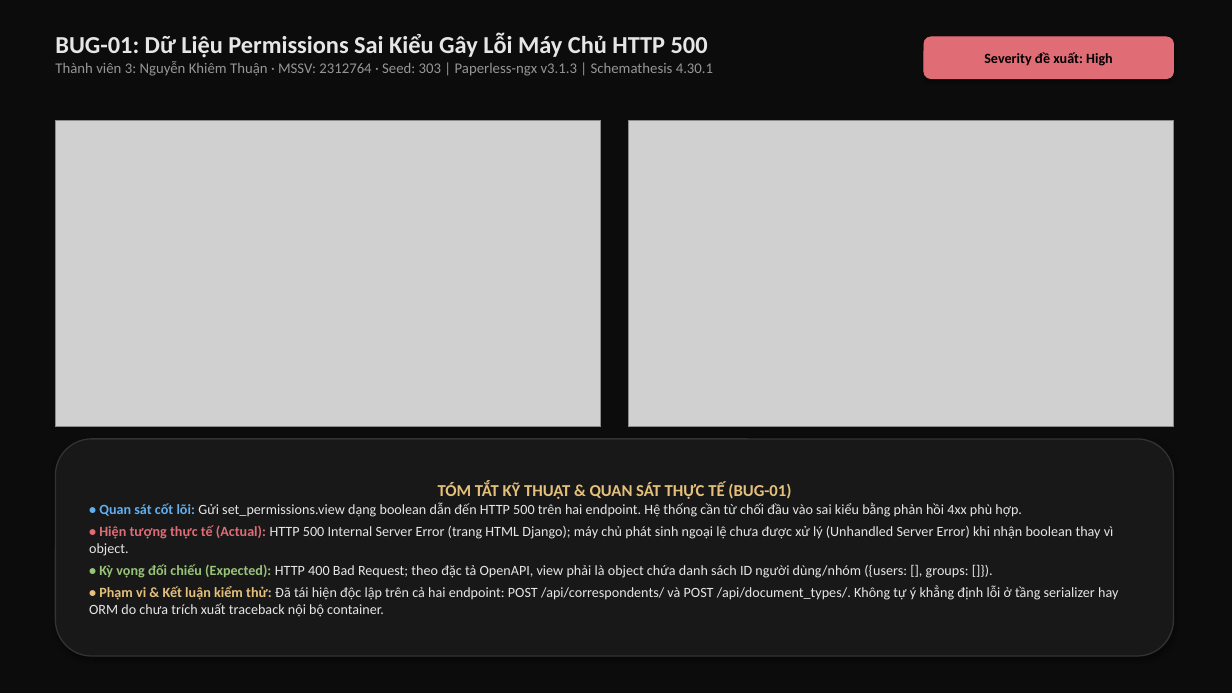
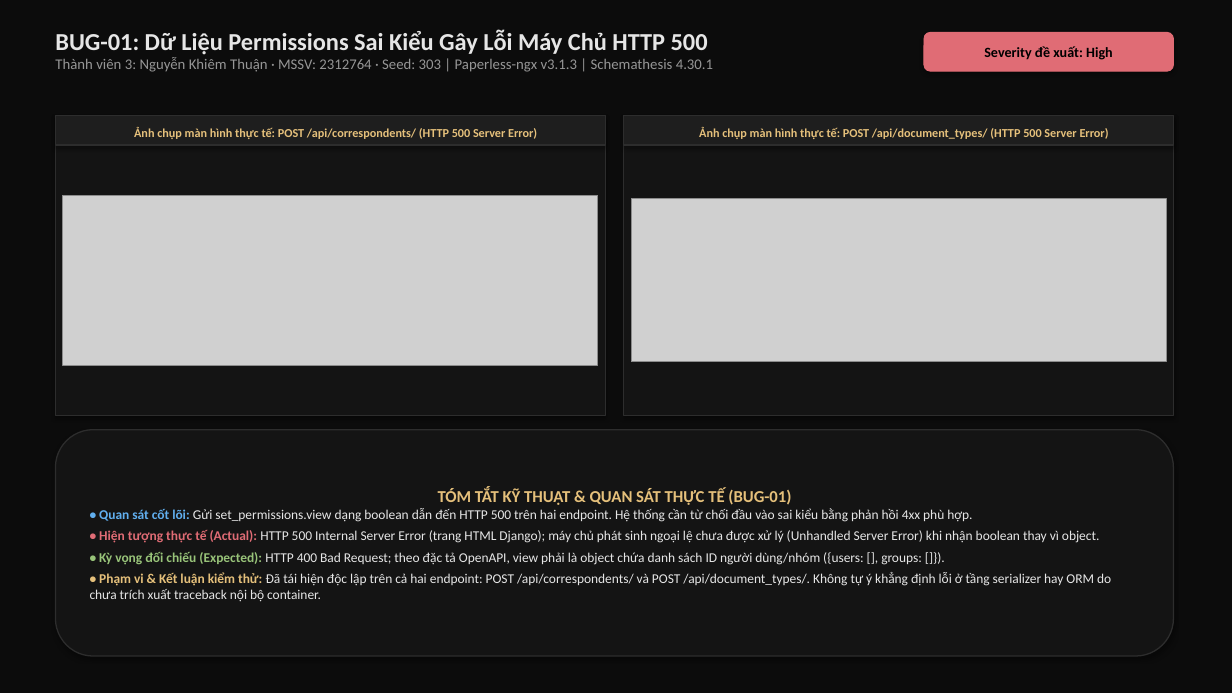
Before and after one commit to nguynn12/KTPM, a slide deck: slide 1 of docs/slides/TV3_BUG_EVIDENCE_303.pptx. Drawn at 1232x693 pixels with LibreOffice and Linux fonts; fonts in the diff are those of the drawing; grey boxes stand for pictures. Boxes give left, top, right and bottom in pixels: in the first picture for what was removed or moved away, otherwise in the second. Text is boxed around its words. In the diff, an @@ line names an element or a change of style, - is before the commit and + after.

Commit message:
docs(TV3): integrate real user screenshots TV3_REAL_ into bug evidence slides with objective observations

```diff
--- a/docs/slides/TV3_BUG_EVIDENCE_303.pptx
+++ b/docs/slides/TV3_BUG_EVIDENCE_303.pptx
@@ text "BUG-01: Dữ Liệu Permissions Sai ...": place and size @@
-text "BUG-01: Dữ Liệu Permissions Sai ..." at bbox=[55, 34, 713, 76]
+text "BUG-01: Dữ Liệu Permissions Sai ..." at bbox=[55, 30, 713, 72]
@@ rounded rectangle "Severity đề xuất: High": place and size @@
-rounded rectangle "Severity đề xuất: High" at bbox=[924, 37, 1174, 79]
+rounded rectangle "Severity đề xuất: High" at bbox=[924, 32, 1174, 71]
@@ rectangle added at bbox=[55, 116, 605, 416], fill #141414, outline #2D2D2D 1 pt @@
@@ rectangle added at bbox=[55, 116, 605, 145], fill #1E1E1E, outline #2D2D2D 1 pt, 9.5 pt, text #E5C07B, bold @@
+Ảnh chụp màn hình thực tế: POST /api/correspondents/ (HTTP 500 Server Error)
@@ rectangle added at bbox=[624, 116, 1174, 416], fill #141414, outline #2D2D2D 1 pt @@
@@ rectangle added at bbox=[624, 116, 1174, 145], fill #1E1E1E, outline #2D2D2D 1 pt, 9.5 pt, text #E5C07B, bold @@
+Ảnh chụp màn hình thực tế: POST /api/document_types/ (HTTP 500 Server Error)
@@ picture: place and size @@
-picture at bbox=[55, 120, 601, 427]
+picture at bbox=[63, 196, 598, 366]
@@ picture: place and size @@
-picture at bbox=[628, 120, 1174, 427]
+picture at bbox=[631, 199, 1166, 361]
@@ rounded rectangle "TÓM TẮT KỸ THUẬT & ...": place and size @@
-rounded rectangle "TÓM TẮT KỸ THUẬT & ..." at bbox=[55, 439, 1174, 656]
+rounded rectangle "TÓM TẮT KỸ THUẬT & ..." at bbox=[55, 430, 1174, 656]
@@ rounded rectangle "TÓM TẮT KỸ THUẬT & ..." at bbox=[55, 430, 1174, 656]: fill #181818 to #141414; outline #333333 1 pt to #2D2D2D 1 pt @@
@@ text in rounded rectangle at bbox=[90, 508, 1111, 602]: size 11 to 10.5 pt @@
```
Also in this commit, not shown: 1 other slide changed, 11 other files.
